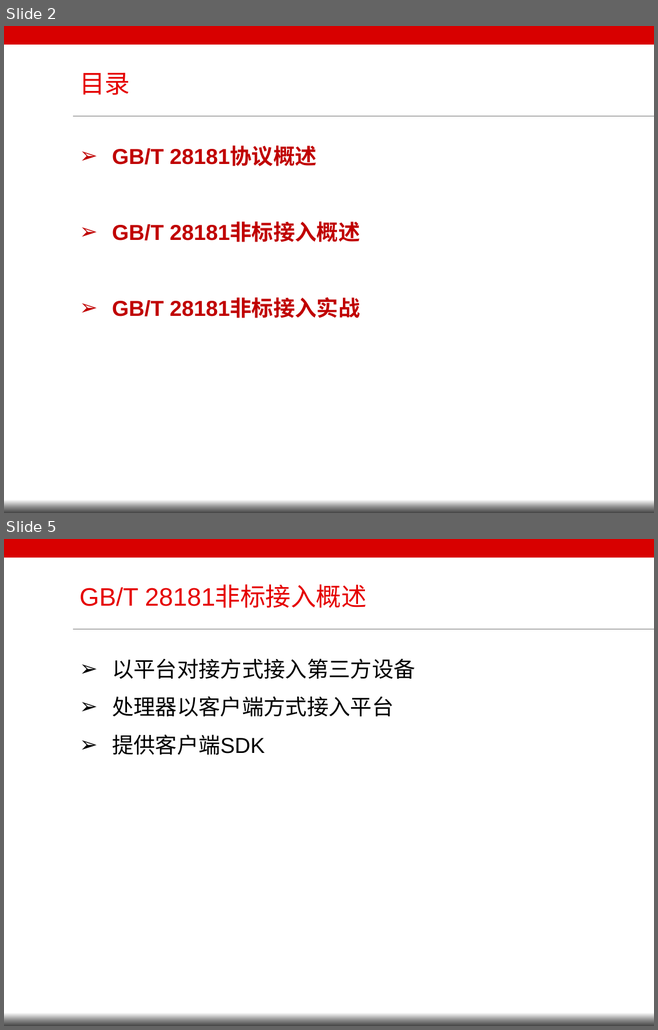
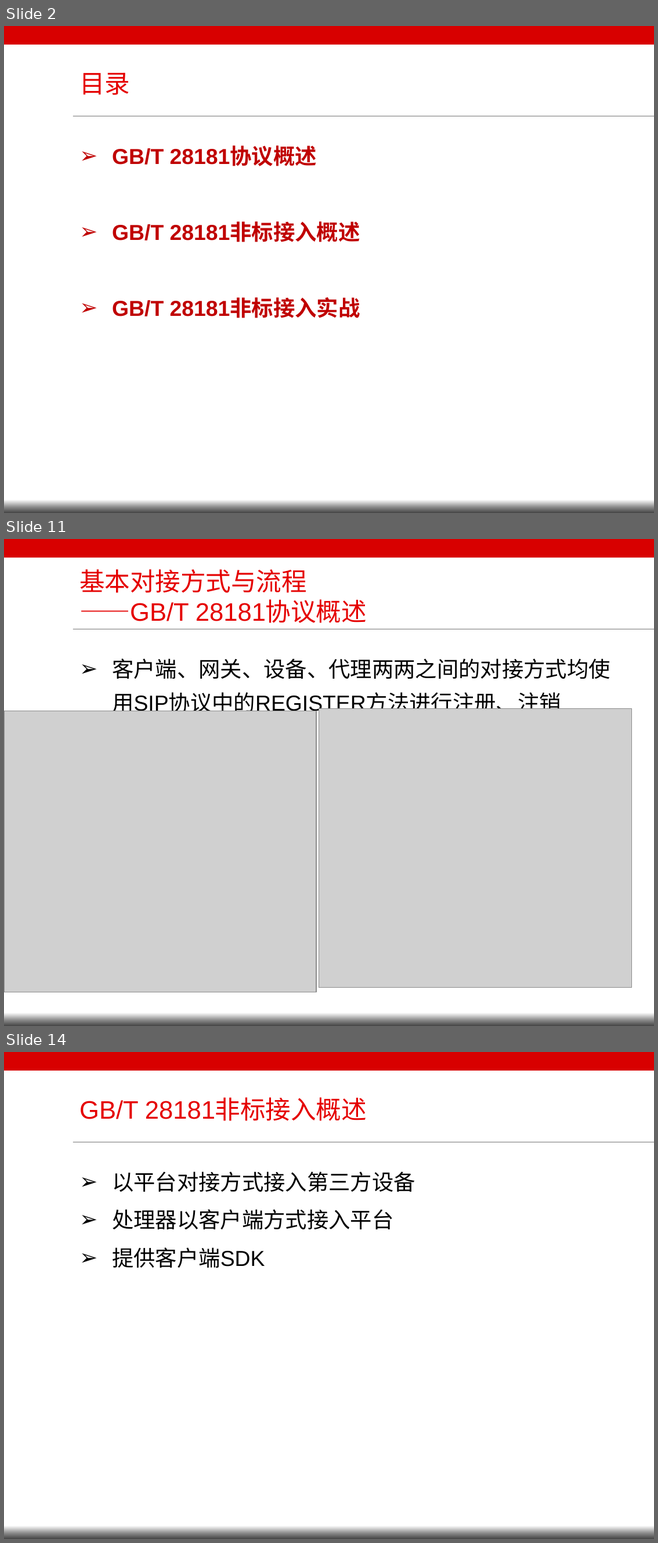
Before and after one commit to ypeng4641/MyMind, a slide deck: 国标简介资料/国标28181简介.pptx. Shown one above the other, each under a label of ours: slides 2 and 5 before the commit, slides 2, 11 and 14 after it; the slides between them are not shown. The pictures are 658x1030 and 658x1543 pixels, drawn with LibreOffice and Linux fonts; fonts in the diff are those of the drawing; grey boxes stand for pictures; background and template pictures are left out. Boxes give left, top, right and bottom in pixels: in the first picture for what was removed or moved away, otherwise in the second. Text is boxed around its words. In the diff, an @@ line names an element or a change of style, - is before the commit and + after.

```diff
--- a/国标简介资料/国标28181简介.pptx
+++ b/国标简介资料/国标28181简介.pptx
@@ slide 11 added at (4, 539, 654, 1026), background #FFFFFF; not listed: 4 template elements that a slide beside it also shows @@
@@ title added at (79, 569, 366, 623), 28 pt, text #E50000 @@
+基本对接方式与流程
+——GB/T 28181协议概述
@@ text added at (112, 658, 610, 716), 24 pt, text #000000 @@
+➢ 客户端、网关、设备、代理两两之间的对接方式均使用SIP协议中的REGISTER方法进行注册、注销
@@ picture added at (4, 711, 316, 993) @@
@@ picture added at (318, 708, 631, 987) @@
@@ what was slide 5 is now slide 14 @@
```
Also in this commit, not shown: 2 slides changed, 8 other slides added, 6 other files.
